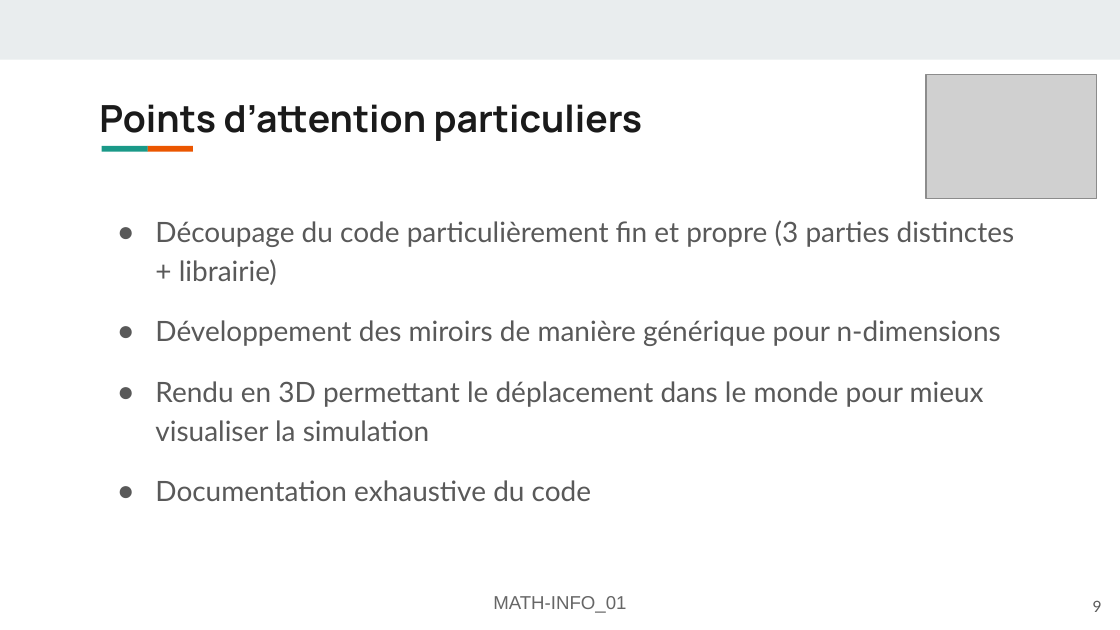
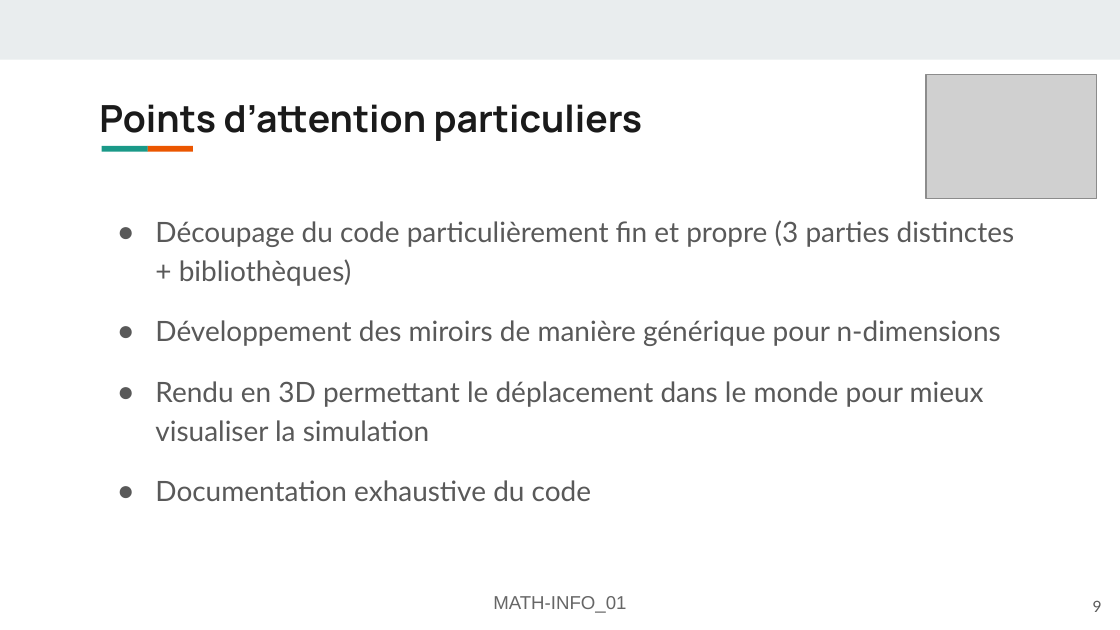
Before and after one commit to FlashOnFire/MirrorVerse, a slide deck: slide 9 of project_managment/pres2/MATH-INFO_01-Présentation-mirror-verse.odp. Drawn at 1120x630 pixels with LibreOffice and Linux fonts; fonts in the diff are those of the drawing; grey boxes stand for pictures. Boxes give left, top, right and bottom in pixels: in the first picture for what was removed or moved away, otherwise in the second. Text is boxed around its words. In the diff, an @@ line names an element or a change of style, - is before the commit and + after.

```diff
--- a/project_managment/pres2/MATH-INFO_01-Présentation-mirror-verse.odp
+++ b/project_managment/pres2/MATH-INFO_01-Présentation-mirror-verse.odp
@@ text at <box>155,220,1015,286</box>: text changed @@
-● Découpage du code particulièrement fin et propre (3 parties distinctes + librairie)
+● Découpage du code particulièrement fin et propre (3 parties distinctes + bibliothèques)
```
Also in this commit, not shown: 7 other slides changed, 2 slides added, 1 slide removed, 1 other file.
